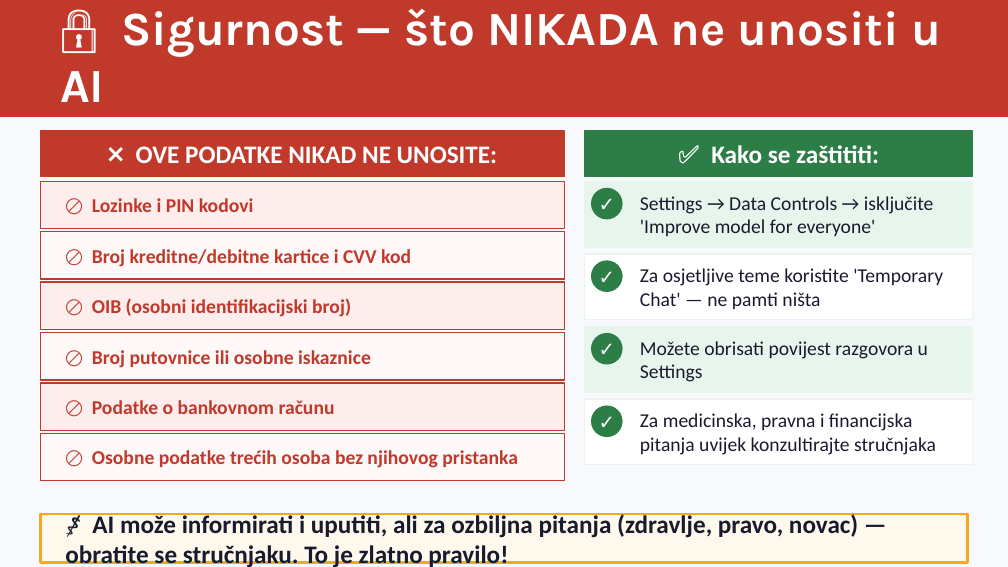
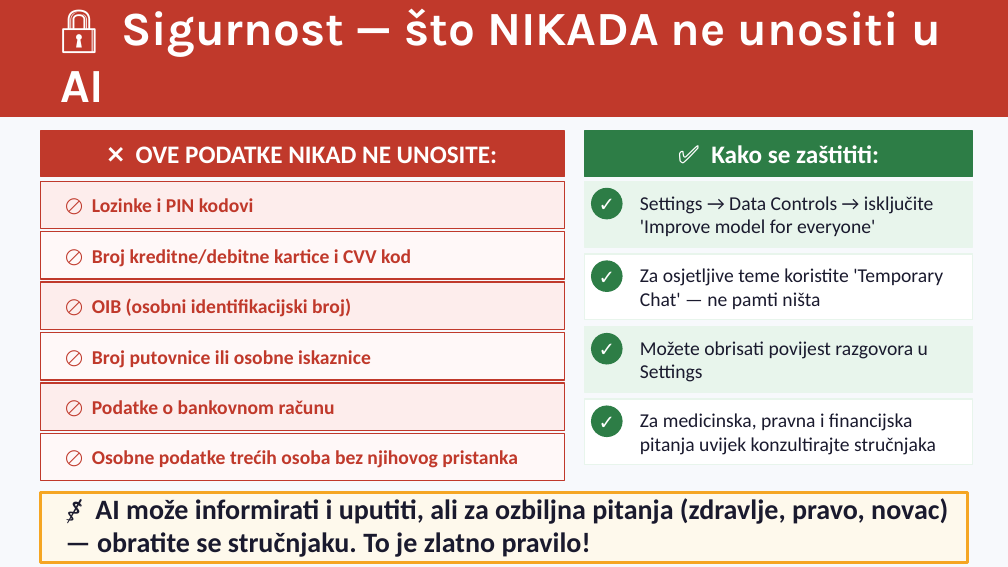
Before and after one commit to brunobilandzic/dipl, a slide deck: slide 20 of praksa/RAST/izradaprezentacije/AI_u_svakodnevnom_zivotu_BRUNO.pptx (slide 18 before the commit). Drawn at 1008x567 pixels with LibreOffice and Linux fonts; fonts in the diff are those of the drawing. Boxes give left, top, right and bottom in pixels: in the first picture for what was removed or moved away, otherwise in the second. Text is boxed around its words. In the diff, an @@ line names an element or a change of style, - is before the commit and + after.

```diff
--- a/praksa/RAST/izradaprezentacije/AI_u_svakodnevnom_zivotu_BRUNO.pptx
+++ b/praksa/RAST/izradaprezentacije/AI_u_svakodnevnom_zivotu_BRUNO.pptx
@@ rectangle: place and size @@
-rectangle at [40,514,968,562]
+rectangle at [40,493,968,562]
@@ text "⚕️ AI može informirati i ...": place and size @@
-text "⚕️ AI može informirati i ..." at [65,513,858,567]
+text "⚕️ AI može informirati i ..." at [95,498,948,557]
@@ text "⚕️ AI može informirati i ..." at [95,498,948,557]: size 18 to 20 pt @@
```
Also in this commit, not shown: 2 other slides changed, 2 slides added, 1 other file.
